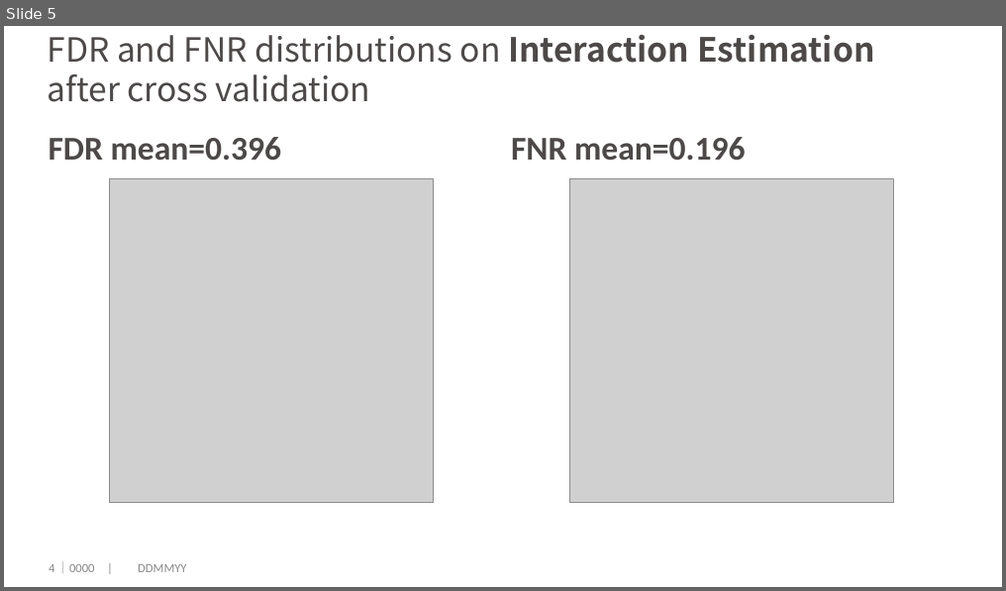
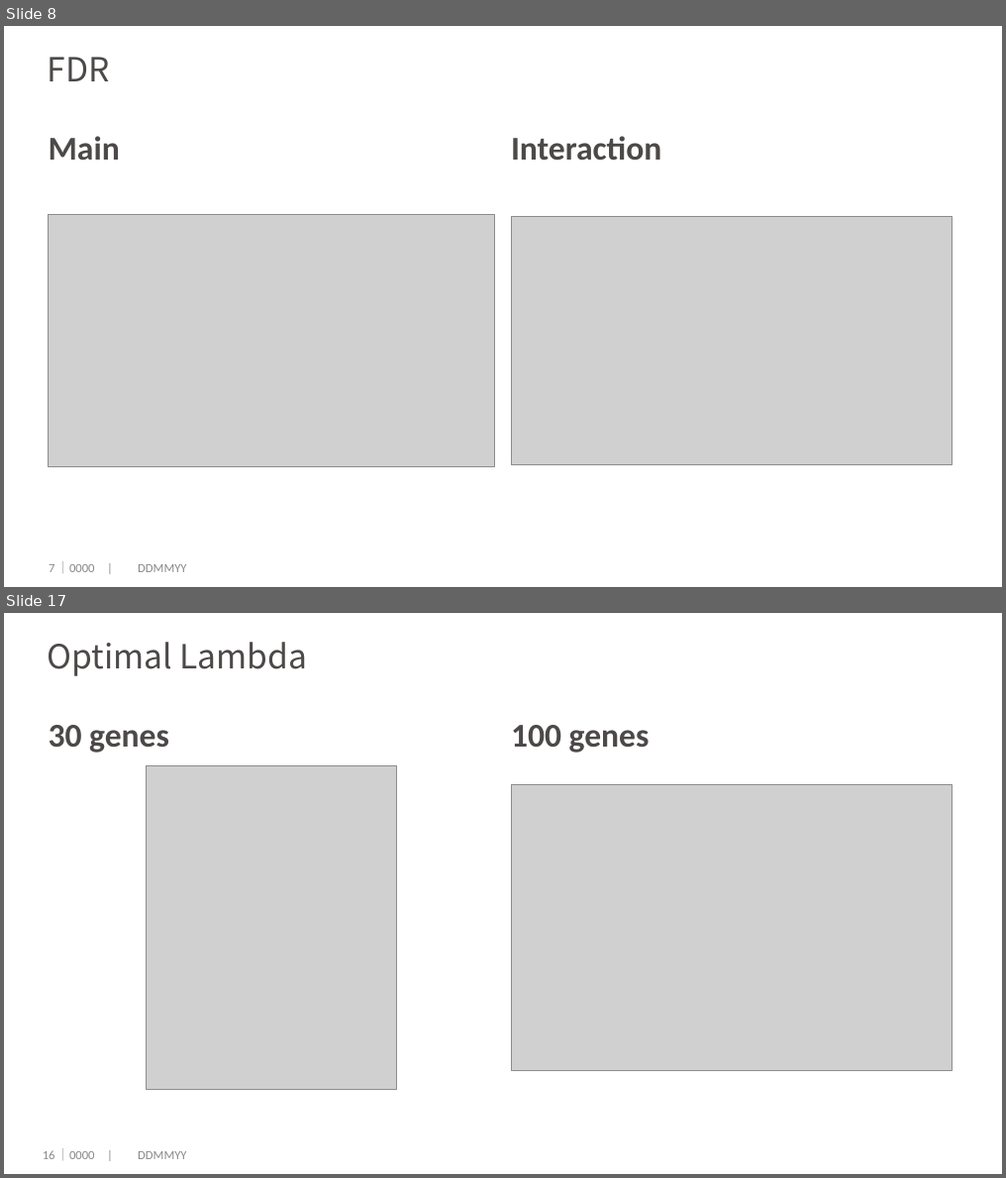
Before and after one commit to dengwx11/GroupLasso, a slide deck: manu & slides/717simulation.pptx. Shown one above the other, each under a label of ours: slide 5 before the commit, slides 8 and 17 after it; the slides between them are not shown. The pictures are 1006x591 and 1006x1178 pixels, drawn with LibreOffice and Linux fonts; fonts in the diff are those of the drawing; grey boxes stand for pictures; background and template pictures are left out. Boxes give left, top, right and bottom in pixels: in the first picture for what was removed or moved away, otherwise in the second. Text is boxed around its words. In the diff, an @@ line names an element or a change of style, - is before the commit and + after.

```diff
--- a/manu & slides/717simulation.pptx
+++ b/manu & slides/717simulation.pptx
@@ slide 17 added at bbox=[4, 613, 1002, 1174], background #FFFFFF @@
@@ title added at bbox=[48, 642, 308, 676], 24 pt, text #4C4948 @@
+Optimal Lambda
@@ text added at bbox=[49, 725, 169, 753], 24 pt, text #4C4948, bold @@
+30 genes
@@ text added at bbox=[511, 725, 649, 753], 24 pt, text #4C4948, bold @@
+100 genes
@@ picture added at bbox=[147, 765, 397, 1089] @@
@@ picture added at bbox=[511, 784, 952, 1070] @@
@@ page number added at bbox=[43, 1151, 55, 1159], 9 pt, text #898989 @@
+16
@@ text added at bbox=[56, 1149, 186, 1160], 9 pt, text #898989 @@
+｜0000 | DDMMYY
@@ what was slide 5 is now slide 8 @@
@@ slide 8 changed as well @@
@@ title at bbox=[48, 57, 110, 81]: text changed @@
-FDR and FNR distributions on Interaction Estimation after cross validation
+FDR
@@ text at bbox=[49, 136, 120, 161]: text changed @@
-FDR mean=0.396
+Main
@@ text at bbox=[511, 136, 661, 161]: text changed @@
-FNR mean=0.196
+Interaction
@@ picture: place and size @@
-picture at bbox=[110, 178, 434, 502]
+picture at bbox=[48, 215, 495, 467]
@@ picture: place and size @@
-picture at bbox=[570, 178, 894, 502]
+picture at bbox=[511, 217, 952, 466]
@@ page number at bbox=[49, 565, 54, 572]: text changed @@
-4
+7
```
Also in this commit, not shown: 4 other slides changed, 9 other slides added, 3 slides removed, 1 other file.
